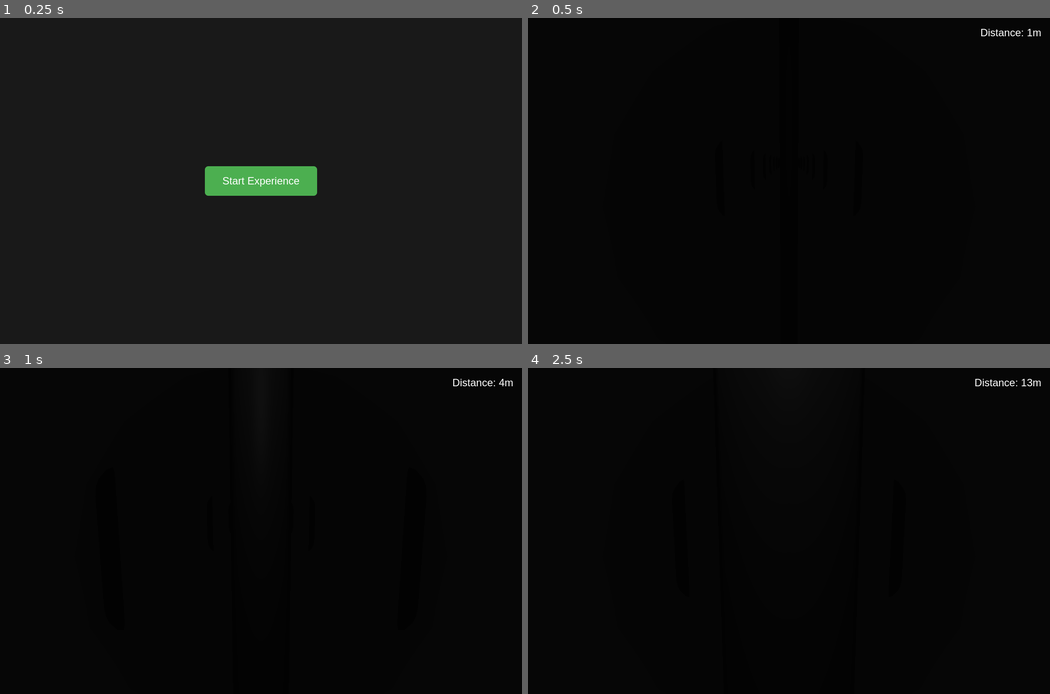
Above: before the commit, frames 1-4 (two rows, left to right).
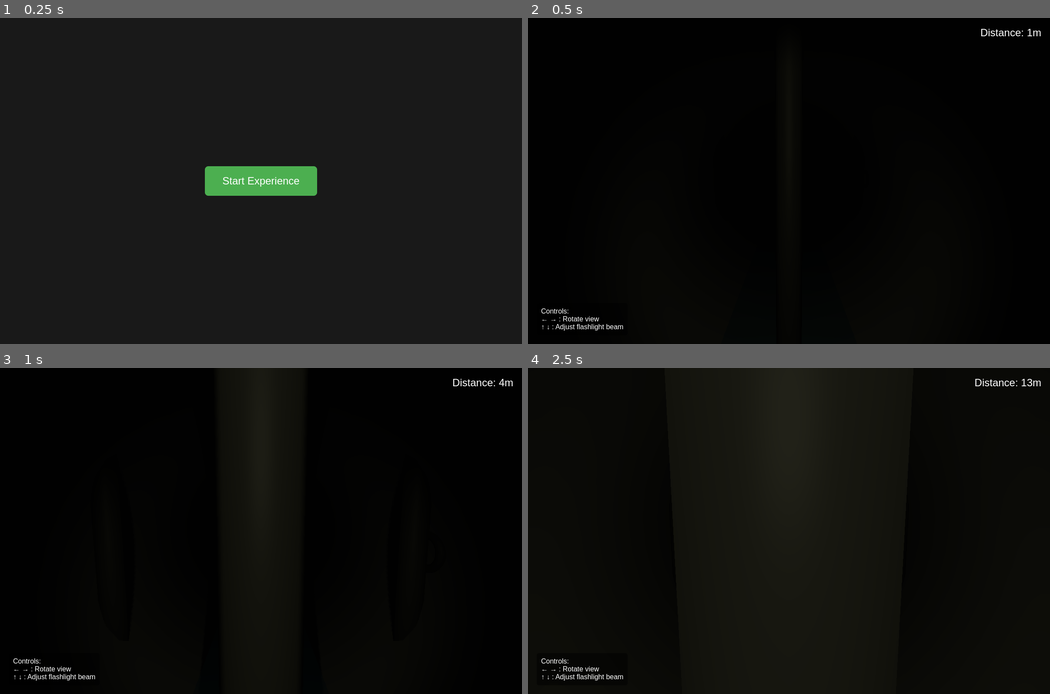
Above: after the commit, the same moments.

Repository: websimapi/websim-sewer-escape
Game: browser game, page index.html
Same seed, same stepped clock (60 frames per second), same inputs: the game is played once before the commit and once after it.
Inputs:
- Up to frame 1 (0.25 s): no input
- Up to frame 2 (0.5 s): click "Start Experience" at 0.27 s
- Up to frame 3 (1 s): no input
- Up to frame 4 (2.5 s): hold Right 1.03-1.53 s; hold Down 1.58-1.85 s; hold Left 1.9-2.47 s

Frame 1 is identical in both runs. In frame 2, 0.2% of the frame differs, in the area x 2-19%, y 89-96%; in frame 3, 0.2%; in frame 4, 0.3%, in the area x 2-52%, y 22-96%.

Commit message:
v2: Give the player a dim flash light and make the sewer more detailed

Diff:
--- a/game.js
+++ b/game.js
@@ -13,42 +13,79 @@
     this.gameStarted = false;
     this.audio = new Audio('/Underground Sewer - Sonauto.wav');
     this.audio.loop = true;
-
+    this.flashlight = null;
+    this.waterMesh = null;
     this.init();
     this.setupEventListeners();
   }
 
   init() {
     this.renderer.setSize(window.innerWidth, window.innerHeight);
+    this.renderer.shadowMap.enabled = true;
     document.getElementById('gameContainer').appendChild(this.renderer.domElement);
+
+    // Darker ambient lighting for more atmospheric feel
+    const ambientLight = new THREE.AmbientLight(0x202020);
+    this.scene.add(ambientLight);
+
+    // Create and position flashlight
+    this.createFlashlight();
 
     // Initial camera position
     this.camera.position.set(0, 0.5, 2);
     this.camera.rotation.x = -0.1;
 
-    // Add lighting
-    const ambientLight = new THREE.AmbientLight(0x404040);
-    const pointLight = new THREE.PointLight(0x404040, 2);
-    pointLight.position.set(0, 1, 2);
-    this.scene.add(ambientLight, pointLight);
-
     this.createTunnel();
+    this.createWater();
+  }
+
+  createFlashlight() {
+    const flashlight = new THREE.SpotLight(0xffffcc, 2);
+    flashlight.position.set(0, 0.5, 1.5);
+    flashlight.angle = Math.PI / 6;
+    flashlight.penumbra = 0.3;
+    flashlight.decay = 1.5;
+    flashlight.distance = 8;
+    flashlight.castShadow = true;
+
+    // Attach flashlight to camera
+    this.camera.add(flashlight);
+    this.scene.add(this.camera);
+    this.flashlight = flashlight;
+  }
+
+  createWater() {
+    const waterGeometry = new THREE.PlaneGeometry(4, this.segmentLength * this.tunnelLength);
+    const waterMaterial = new THREE.MeshPhongMaterial({
+      color: 0x224455,
+      transparent: true,
+      opacity: 0.6,
+      shininess: 90
+    });
+    this.waterMesh = new THREE.Mesh(waterGeometry, waterMaterial);
+    this.waterMesh.rotation.x = -Math.PI / 2;
+    this.waterMesh.position.y = -1.8;
+    this.waterMesh.position.z = -this.tunnelLength * this.segmentLength / 2;
+    this.scene.add(this.waterMesh);
   }
 
   createTunnelSegment(position) {
-    const geometry = new THREE.CylinderGeometry(2, 2, this.segmentLength, 16, 1, true);
+    const geometry = new THREE.CylinderGeometry(2, 2, this.segmentLength, 32, 1, true);
     const material = new THREE.MeshPhongMaterial({
       color: 0x555555,
       side: THREE.BackSide,
       wireframe: false,
-      roughness: 0.8,
+      roughness: 0.9,
+      metalness: 0.1,
+      bumpScale: 0.02
     });
 
     const segment = new THREE.Mesh(geometry, material);
     segment.rotation.x = Math.PI / 2;
     segment.position.z = position;
-
-    // Add details to make it look more like a sewer
+    segment.castShadow = true;
+    segment.receiveShadow = true;
+
     this.addSewerDetails(segment);
 
     this.tunnelSegments.push(segment);
@@ -56,17 +93,49 @@
   }
 
   addSewerDetails(segment) {
-    // Add pipes along the walls
+    // Add main pipes
     for (let i = 0; i < 4; i++) {
-      const pipeGeometry = new THREE.CylinderGeometry(0.1, 0.1, this.segmentLength, 8);
-      const pipeMaterial = new THREE.MeshPhongMaterial({ color: 0x333333 });
+      const pipeGeometry = new THREE.CylinderGeometry(0.15, 0.15, this.segmentLength, 8);
+      const pipeMaterial = new THREE.MeshPhongMaterial({
+        color: 0x333333,
+        roughness: 0.7,
+        metalness: 0.3
+      });
       const pipe = new THREE.Mesh(pipeGeometry, pipeMaterial);
 
       pipe.rotation.x = Math.PI / 2;
       pipe.position.x = Math.cos(i * Math.PI / 2) * 1.8;
       pipe.position.y = Math.sin(i * Math.PI / 2) * 1.8;
+      pipe.castShadow = true;
 
       segment.add(pipe);
+
+      // Add smaller pipes and valves
+      if (Math.random() > 0.7) {
+        const valveGeometry = new THREE.TorusGeometry(0.2, 0.05, 16, 32);
+        const valve = new THREE.Mesh(valveGeometry, pipeMaterial);
+        valve.position.x = pipe.position.x * 1.1;
+        valve.position.y = pipe.position.y * 1.1;
+        valve.rotation.y = Math.PI / 2;
+        segment.add(valve);
+      }
+    }
+
+    // Add dripping water particles
+    if (Math.random() > 0.8) {
+      const dripsGeometry = new THREE.SphereGeometry(0.02, 8, 8);
+      const dripsMaterial = new THREE.MeshPhongMaterial({
+        color: 0x6688aa,
+        transparent: true,
+        opacity: 0.6
+      });
+      for (let i = 0; i < 5; i++) {
+        const drip = new THREE.Mesh(dripsGeometry, dripsMaterial);
+        drip.position.x = (Math.random() - 0.5) * 3;
+        drip.position.y = Math.random() * 2 - 1;
+        drip.position.z = (Math.random() - 0.5) * this.segmentLength;
+        segment.add(drip);
+      }
     }
   }
 
@@ -80,11 +149,18 @@
     this.tunnelSegments.forEach(segment => {
       segment.position.z += this.speed;
 
-      // If segment is behind camera, move it to the end of the tunnel
       if (segment.position.z > this.segmentLength) {
         segment.position.z = -this.tunnelLength * this.segmentLength + this.segmentLength;
       }
     });
+
+    // Move water with tunnel
+    if (this.waterMesh) {
+      this.waterMesh.position.z += this.speed;
+      if (this.waterMesh.position.z > 0) {
+        this.waterMesh.position.z = -this.tunnelLength * this.segmentLength / 2;
+      }
+    }
 
     this.distance += this.speed;
     document.getElementById('distanceCounter').textContent = Math.floor(this.distance);
@@ -115,11 +191,13 @@
       this.renderer.setSize(window.innerWidth, window.innerHeight);
     });
 
-    // Basic keyboard controls
+    // Enhanced keyboard controls for flashlight movement
     document.addEventListener('keydown', (e) => {
       if (!this.gameStarted) return;
 
       const rotationSpeed = 0.05;
+      const flashlightSpeed = 0.1;
+
       switch(e.key) {
         case 'ArrowLeft':
           this.camera.rotation.z += rotationSpeed;
@@ -127,6 +205,12 @@
         case 'ArrowRight':
           this.camera.rotation.z -= rotationSpeed;
           break;
+        case 'ArrowUp':
+          this.flashlight.angle = Math.max(this.flashlight.angle - 0.1, Math.PI / 12);
+          break;
+        case 'ArrowDown':
+          this.flashlight.angle = Math.min(this.flashlight.angle + 0.1, Math.PI / 4);
+          break;
       }
     });
   }
--- a/index.html
+++ b/index.html
@@ -9,6 +9,11 @@
   </div>
   <div id="gameContainer">
     <div id="score">Distance: <span id="distanceCounter">0</span>m</div>
+    <div id="instructions">
+      Controls:<br>
+      ← → : Rotate view<br>
+      ↑ ↓ : Adjust flashlight beam
+    </div>
   </div>
   <script type="importmap">
     {
--- a/style.css
+++ b/style.css
@@ -45,3 +45,16 @@
   font-size: 24px;
   z-index: 10;
 }
+
+#instructions {
+  position: absolute;
+  bottom: 20px;
+  left: 20px;
+  color: white;
+  font-family: Arial, sans-serif;
+  font-size: 16px;
+  z-index: 10;
+  background-color: rgba(0, 0, 0, 0.5);
+  padding: 10px;
+  border-radius: 5px;
+}
